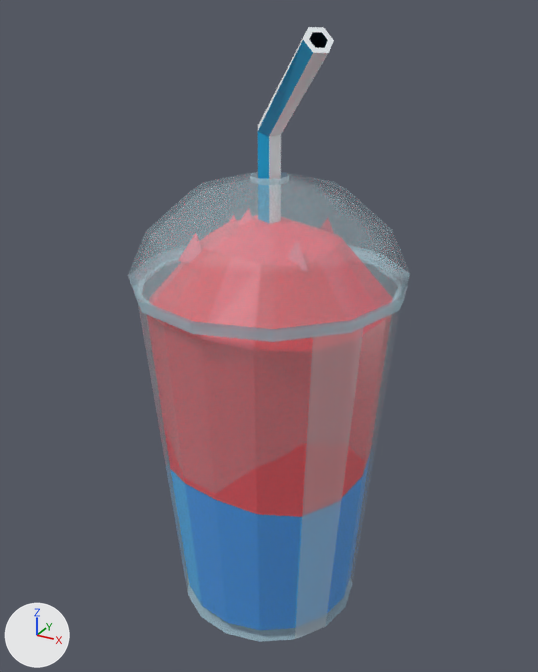
A saved change to the FBX model art/products/Slushie/Slushie.fbx.
The view is the same before and after, from a camera (50 mm lens) standing at (0.0822, -0.1497, 0.1517) and looking at (-0.0006, 0.0008, 0.0764). The axes (+X, +Y, +Z) are drawn at lower left. The lights are the same throughout. The picture after the commit comes second. Objects named as collision shapes, trigger or cutter boxes, shadow casters or lower levels of detail are left out. Where no turn or scale is listed for an object, it has been applied to the vertices.

In view in the first picture: 'Slushie_Body'.
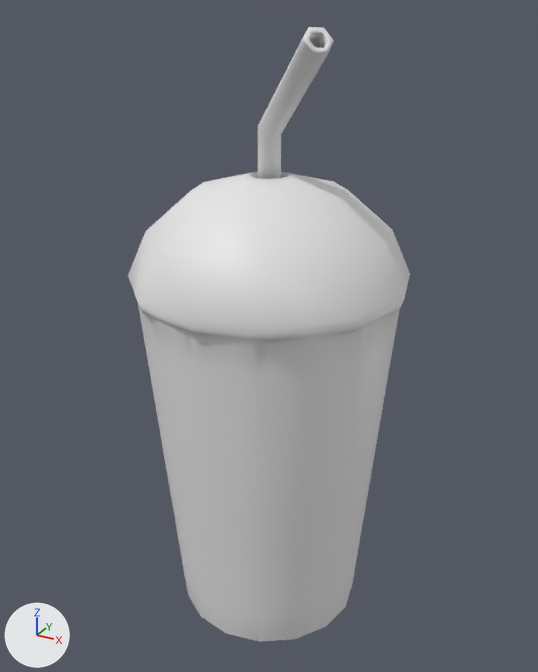
Where the change shows, as pixel boxes (x1, y1, x2, y2) in the pictures (538 x 672 px):
'Slushie_Body', recoloured, shading changed: (128, 27, 410, 642) in both

The change, as a list of edits to the scene's bpy script:
```text
Add img_t_slushie_n_png:
    img_t_slushie_n_png = load_image('T_Slushie_N.png', 'T_Slushie_N.png', 256, 256, 'Non-Color')
Add mat_slushie_gamelook:
    mat_slushie_gamelook = bpy.data.materials.new('Slushie_GameLook')
    mat_slushie_gamelook.use_nodes = True; mat_slushie_gamelook.node_tree.nodes.clear()
    _N = mat_slushie_gamelook.node_tree.nodes; _L = mat_slushie_gamelook.node_tree.links
    n0 = _N.new('ShaderNodeBsdfPrincipled'); n0.name = 'Principled BSDF'
    n1 = _N.new('ShaderNodeOutputMaterial'); n1.name = 'Material Output'
    n2 = _N.new('ShaderNodeTexImage'); n2.name = 'Image Texture'
    n2.image = img_t_slushie_n_png
    n3 = _N.new('ShaderNodeNormalMap'); n3.name = 'Normal Map'
    _L.new(n2.outputs[0], n3.inputs[1])  # 'Color' to 'Color'
    _L.new(n3.outputs[0], n0.inputs[5])  # 'Normal' to 'Normal'
    _L.new(n0.outputs[0], n1.inputs[0])  # 'BSDF' to 'Surface'
Change me_slushie_body_mesh_004:
    where me_slushie_body_mesh_004.from_pydata(...)  # 304 vertices, 576 faces; spans x -0.034..0.034, y -0.034..0.034, z 0.0..0.1486
    used by ob_slushie_body; location = (0.0, 0.0, 0.0)
    remove me_slushie_body_mesh_004.materials.append(mat_m_slushie)  # picture img_t_slushie_basecolor_png
    me_slushie_body_mesh_004 part 1: edges marked sharp go from 545 to 186
    add me_slushie_body_mesh_004.materials.append(mat_slushie_gamelook)
```
